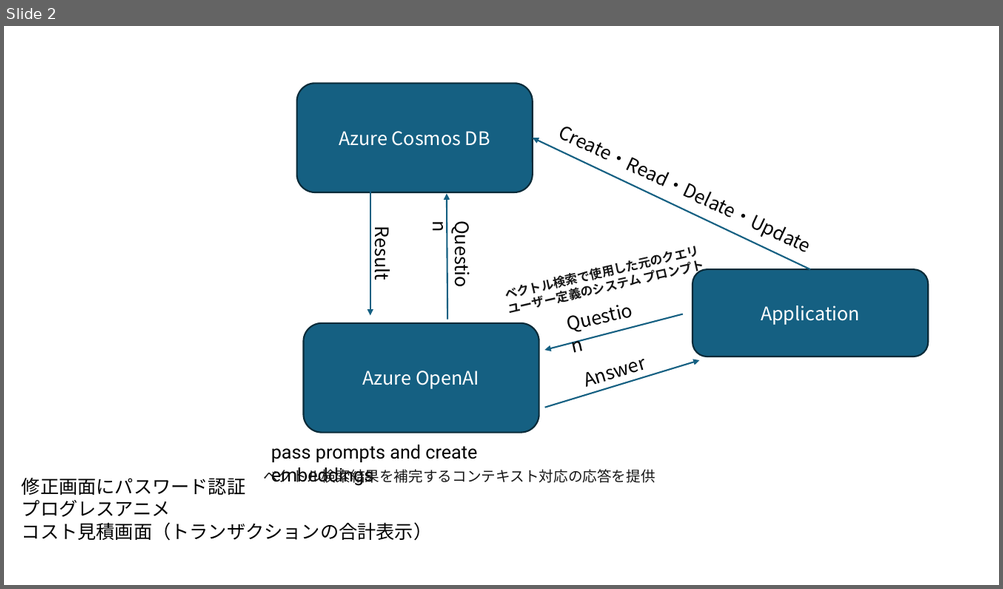
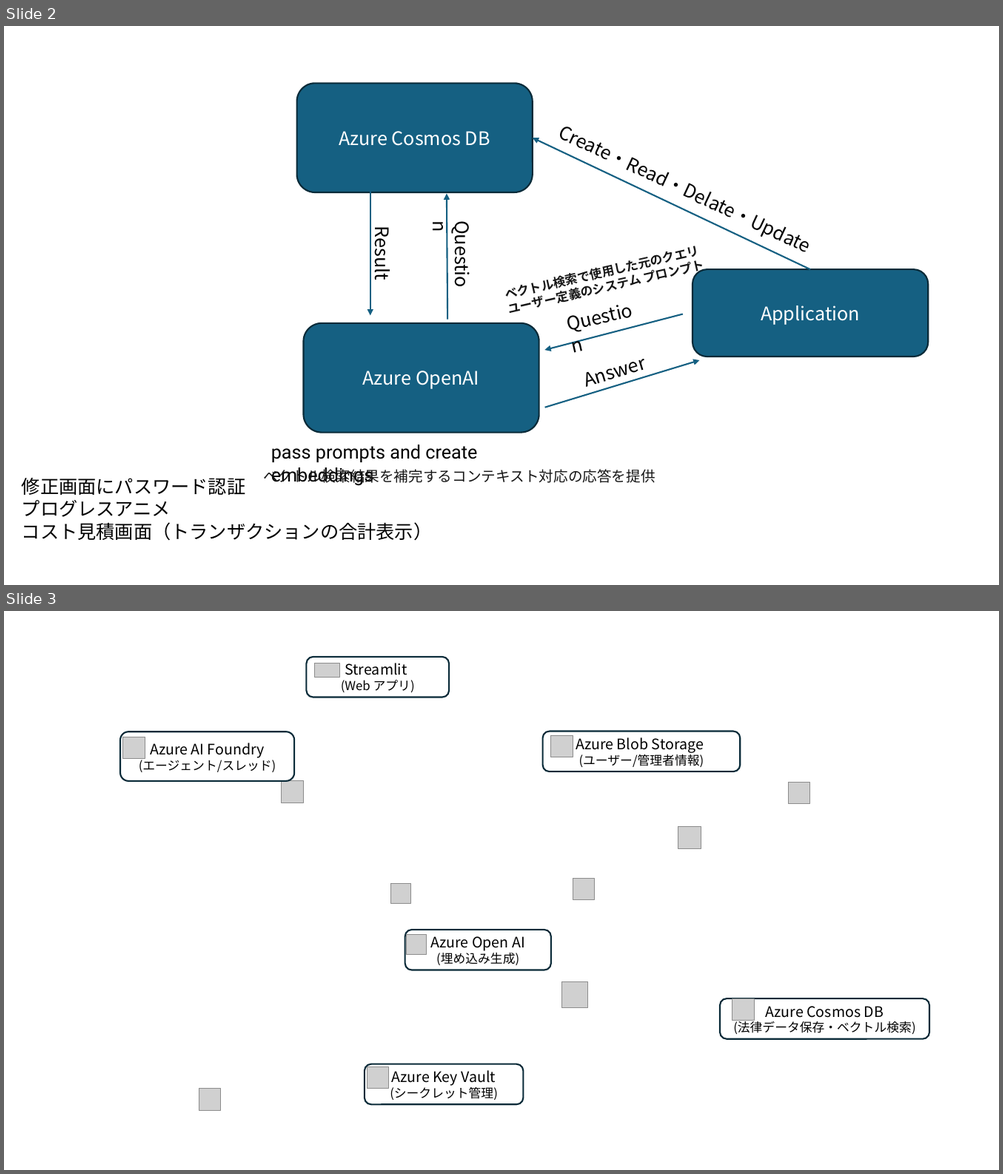
Before and after one commit to AMtti/cwbhackason_generalproblemstatement_BuildAgenticApps, a slide deck: ニホンイシガメの法律相談所.pptx. Shown one above the other, each under a label of ours: slide 2 before the commit, slides 2 and 3 after it. The pictures are 1003x589 and 1003x1174 pixels, drawn with LibreOffice and Linux fonts; fonts in the diff are those of the drawing; grey boxes stand for pictures; background and template pictures are left out. Boxes give left, top, right and bottom in pixels: in the first picture for what was removed or moved away, otherwise in the second. Text is boxed around its words. In the diff, an @@ line names an element or a change of style, - is before the commit and + after.

```diff
--- a/ニホンイシガメの法律相談所.pptx
+++ b/ニホンイシガメの法律相談所.pptx
@@ slide 3 added at bbox=[4, 611, 999, 1170], background picture (left out) @@
@@ rounded rectangle added at bbox=[306, 657, 449, 697], fill #FFFFFF, outline #092A39 1.5 pt, 14 pt, text #000000 @@
+Streamlit
+(Web アプリ)
@@ picture added at bbox=[314, 664, 339, 678] @@
@@ rounded rectangle added at bbox=[120, 732, 294, 781], fill #FFFFFF, outline #092A39 1.5 pt, 14 pt, text #000000 @@
+Azure AI Foundry
+(エージェント/スレッド)
@@ picture added at bbox=[123, 737, 145, 759] @@
@@ rounded rectangle added at bbox=[543, 731, 740, 772], fill #FFFFFF, outline #092A39 1.5 pt, 14 pt, text #000000 @@
+Azure Blob Storage
+(ユーザー/管理者情報)
@@ picture added at bbox=[551, 735, 572, 758] @@
@@ picture added at bbox=[282, 781, 303, 803] @@
@@ picture added at bbox=[788, 782, 810, 803] @@
@@ picture added at bbox=[678, 826, 701, 849] @@
@@ picture added at bbox=[390, 884, 410, 904] @@
@@ picture added at bbox=[573, 879, 595, 900] @@
@@ rounded rectangle added at bbox=[404, 931, 551, 971], fill #FFFFFF, outline #092A39 1.5 pt, 14 pt, text #000000 @@
+Azure Open AI
+(埋め込み生成)
@@ picture added at bbox=[407, 935, 427, 955] @@
@@ picture added at bbox=[562, 982, 588, 1008] @@
@@ rounded rectangle added at bbox=[720, 999, 929, 1039], fill #FFFFFF, outline #092A39 1.5 pt, 12 pt, text #000000 @@
+Azure Cosmos DB
+(法律データ保存・ベクトル検索)
@@ picture added at bbox=[732, 999, 754, 1021] @@
@@ rounded rectangle added at bbox=[364, 1065, 523, 1105], fill #FFFFFF, outline #092A39 1.5 pt, 14 pt, text #000000 @@
+Azure Key Vault
+(シークレット管理)
@@ picture added at bbox=[367, 1068, 388, 1089] @@
@@ picture added at bbox=[199, 1089, 220, 1111] @@
```
Also in this commit, not shown: 1 other slide added, 2 other files.
